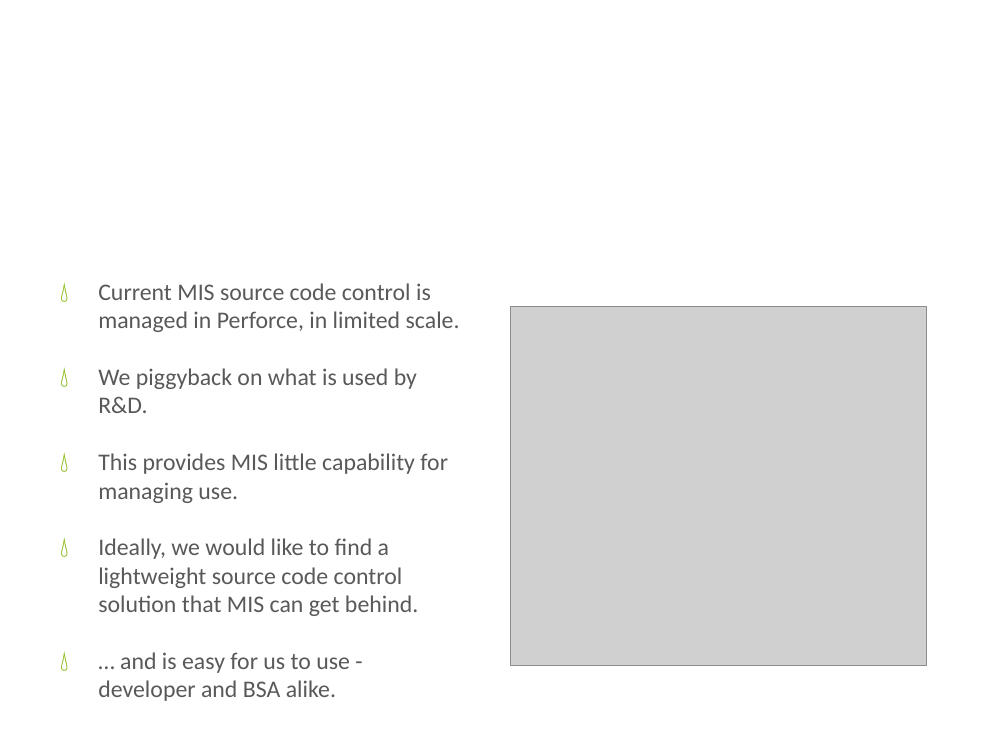
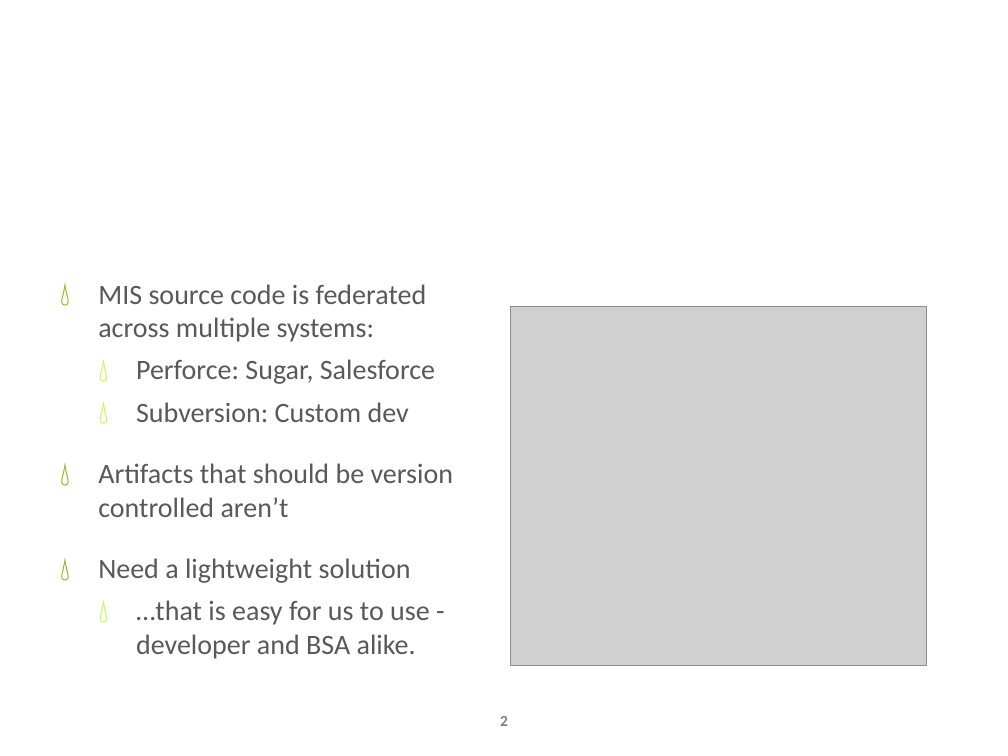
Before and after one commit to kevin-j-m/fedex-day, a slide deck: slide 2 of Fed Ex Days - Source Code Control presentation.pptx. Drawn at 1008x756 pixels with LibreOffice and Linux fonts; fonts in the diff are those of the drawing; grey boxes stand for pictures; background and template pictures are left out. Boxes give left, top, right and bottom in pixels: in the first picture for what was removed or moved away, otherwise in the second. Text is boxed around its words. In the diff, an @@ line names an element or a change of style, - is before the commit and + after.

```diff
--- a/Fed Ex Days - Source Code Control presentation.pptx
+++ b/Fed Ex Days - Source Code Control presentation.pptx
@@ text at bbox=[98, 284, 454, 659]: text changed; size 17 to 20 pt @@
-💧 Current MIS source code control is managed in Perforce, in limited scale.
-💧 We piggyback on what is used by R&D.
-💧 This provides MIS little capability for managing use.
-💧 Ideally, we would like to find a lightweight source code control solution that MIS can get behind.
-💧 … and is easy for us to use - developer and BSA alike.
+💧 MIS source code is federated across multiple systems:
+  💧 Perforce: Sugar, Salesforce
+  💧 Subversion: Custom dev
+💧 Artifacts that should be version controlled aren’t
+💧 Need a lightweight solution
+  💧 …that is easy for us to use - developer and BSA alike.
@@ page number added at bbox=[500, 716, 508, 726], 11 pt, text #808080, bold @@
+2
```
Also in this commit, not shown: 5 other slides changed, 16 slides added, 1 slide removed.
